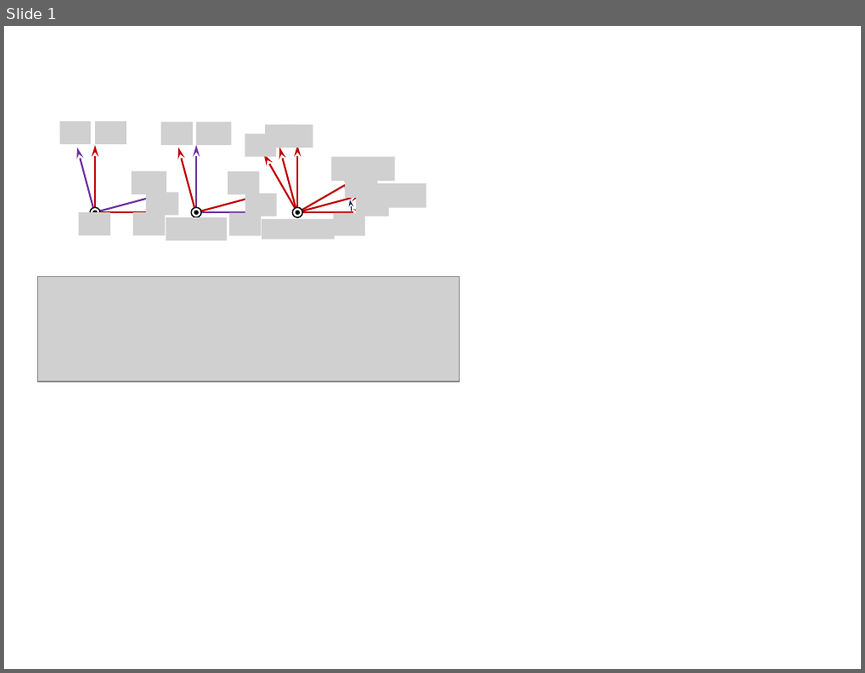
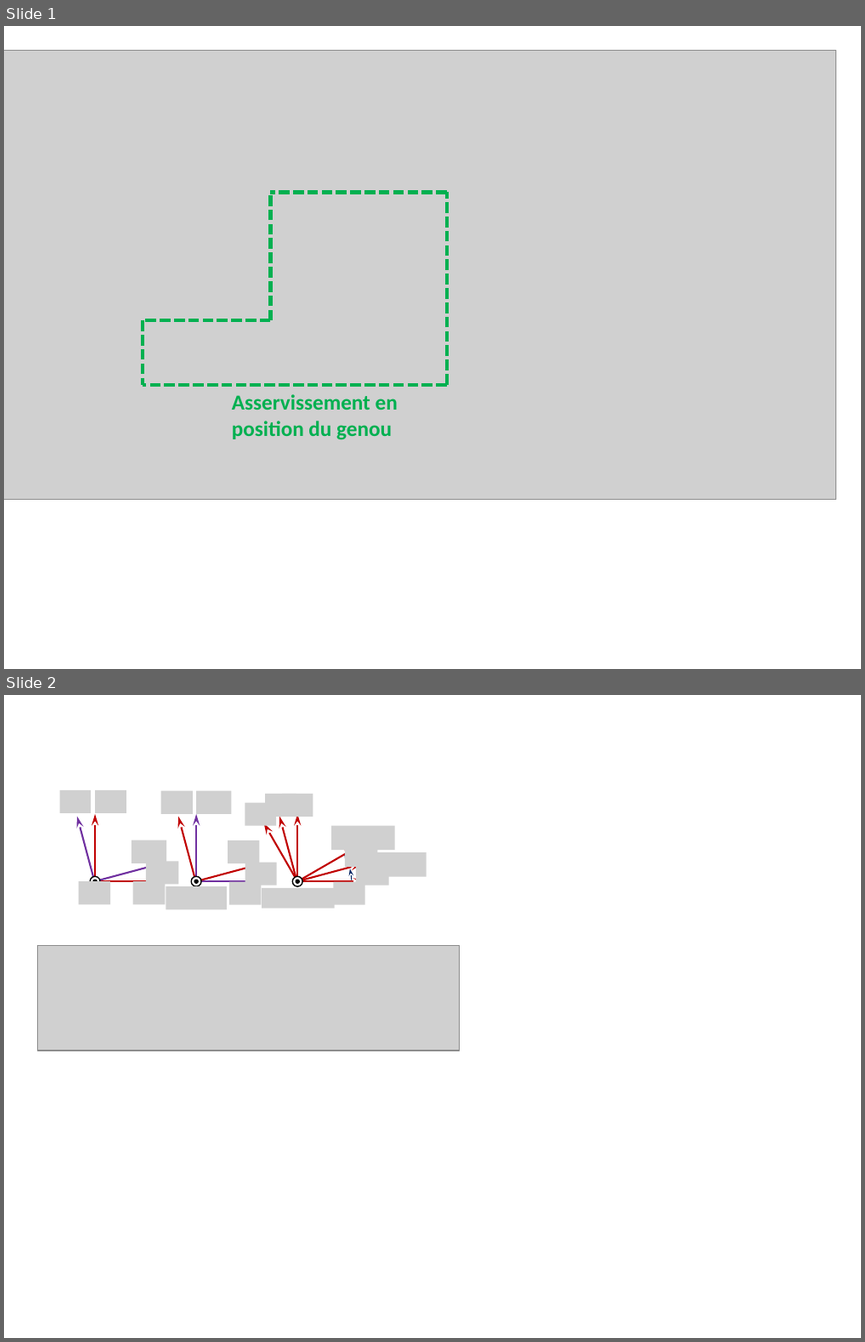
Before and after one commit to xpessoles/Cy_01_PSI_ModelisationLinNonLin, a slide deck: Revisions/01_02_03_Modelisation_Activation/images/Figures.pptx. Shown one above the other, each under a label of ours: slide 1 before the commit, slides 1 and 2 after it. The pictures are 865x673 and 865x1342 pixels, drawn with LibreOffice and Linux fonts; fonts in the diff are those of the drawing; grey boxes stand for pictures. Boxes give left, top, right and bottom in pixels: in the first picture for what was removed or moved away, otherwise in the second. Text is boxed around its words. In the diff, an @@ line names an element or a change of style, - is before the commit and + after.

```diff
--- a/Revisions/01_02_03_Modelisation_Activation/images/Figures.pptx
+++ b/Revisions/01_02_03_Modelisation_Activation/images/Figures.pptx
@@ slide 1 added at box(4, 26, 861, 669), background #FFFFFF @@
@@ picture added at box(4, 51, 836, 499) @@
@@ line added from (447, 193) to (270, 193), #00B050 3 pt dashed @@
@@ line added from (270, 321) to (270, 193), #00B050 3 pt dashed @@
@@ line added from (447, 384) to (447, 193), #00B050 3 pt dashed @@
@@ line added from (270, 321) to (142, 321), #00B050 3 pt dashed @@
@@ line added from (142, 321) to (142, 384), #00B050 3 pt dashed @@
@@ line added from (447, 384) to (142, 384), #00B050 3 pt dashed @@
@@ text added at box(232, 394, 398, 440), 18 pt, text #00B050, bold @@
+Asservissement en position du genou
@@ what was slide 1 is now slide 2 @@
```
Also in this commit, not shown: 8 other files.
